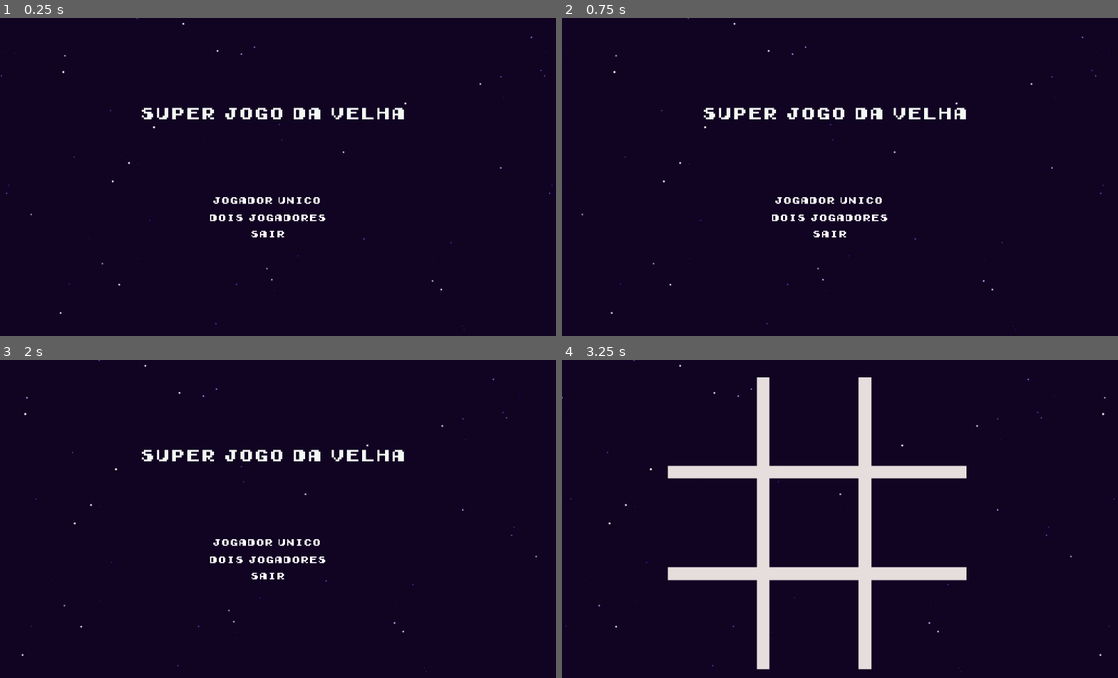
Above: before the commit, frames 1-4 (two rows, left to right).
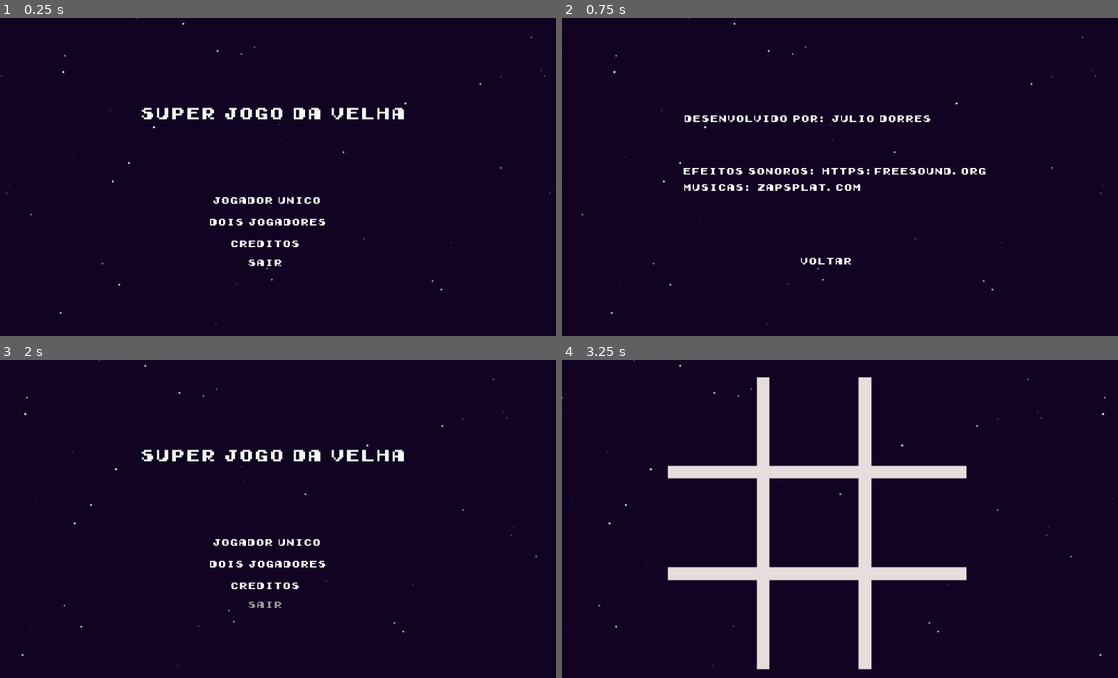
Above: after the commit, the same moments.

Repository: jdorres/espjogos2022-tic-tac-toe
Game: Godot game, scene res://Scenes/GameManager.tscn
Same seed, same stepped clock (60 frames per second), same inputs: the game is played once before the commit and once after it.
Inputs (mouse positions are in pixels of both pictures, inside the frame that each line leads up to):
- Up to frame 1 (0.25 s): no input
- Up to frame 2 (0.75 s): click (828, 243) at 0.5 s, where only the run after the commit has a clickable "Creditos"
- Up to frame 3 (2 s): click (266, 601) at 1.25 s, where only the run after the commit has a clickable "Voltar"
- Up to frame 4 (3.25 s): click "Jogador Unico" at 2 s; click "Facil" at 2.75 s

The runs differ from the first frame. In frame 1, 0.7% of the frame differs, in the area x 37-59%, y 61-79%; in frame 2, 2.8%, in the area x 21-77%, y 28-78%; in frame 3, 0.7%; in frame 4, nothing differs.

Commit message:
adicionado um menu de créditos ao menu principal

Diff:
--- a/Scenes/GameManager.tscn
+++ b/Scenes/GameManager.tscn
@@ -186,19 +186,27 @@
 
 [node name="MultiplayerButton" type="Button" parent="MainMenu"]
 margin_left = 379.0
-margin_top = 216.0
+margin_top = 224.0
 margin_right = 605.0
-margin_bottom = 236.0
+margin_bottom = 244.0
 theme = ExtResource( 10 )
 text = "Dois Jogadores"
 
 [node name="QuitButton" type="Button" parent="MainMenu"]
-margin_left = 379.0
-margin_top = 246.0
-margin_right = 605.0
-margin_bottom = 266.0
+margin_left = 374.0
+margin_top = 299.0
+margin_right = 600.0
+margin_bottom = 319.0
 theme = ExtResource( 10 )
 text = "Sair"
+
+[node name="CreditsButton" type="Button" parent="MainMenu"]
+margin_left = 423.0
+margin_top = 264.0
+margin_right = 551.0
+margin_bottom = 284.0
+theme = ExtResource( 10 )
+text = "Creditos"
 
 [node name="SubMenu" type="Control" parent="."]
 visible = false
@@ -248,6 +256,45 @@
 margin_bottom = 116.0
 theme = ExtResource( 10 )
 text = "Dificil"
+
+[node name="CreditsMenu" type="Control" parent="."]
+visible = false
+margin_left = 14.0
+margin_top = 2.0
+margin_right = 1035.0
+margin_bottom = 604.0
+
+[node name="CreatorLabel" type="Label" parent="CreditsMenu"]
+margin_left = 212.0
+margin_top = 174.0
+margin_right = 677.0
+margin_bottom = 194.0
+custom_fonts/font = ExtResource( 11 )
+text = "Desenvolvido por: Julio Dorres"
+
+[node name="CreatorLabel2" type="Label" parent="CreditsMenu"]
+margin_left = 210.0
+margin_top = 271.0
+margin_right = 770.0
+margin_bottom = 291.0
+custom_fonts/font = ExtResource( 11 )
+text = "Efeitos sonoros: https://freesound.org/"
+
+[node name="CreatorLabel3" type="Label" parent="CreditsMenu"]
+margin_left = 211.0
+margin_top = 301.0
+margin_right = 676.0
+margin_bottom = 321.0
+custom_fonts/font = ExtResource( 11 )
+text = "Musicas: Zapsplat.com"
+
+[node name="Button" type="Button" parent="CreditsMenu"]
+margin_left = 426.0
+margin_top = 437.0
+margin_right = 522.0
+margin_bottom = 457.0
+theme = ExtResource( 10 )
+text = "Voltar"
 
 [node name="MainMenuSoundPlayer" type="Node" parent="."]
 
@@ -278,6 +325,7 @@
 [connection signal="pressed" from="MainMenu/MultiplayerButton" to="." method="_on_MultiplayerButton_pressed"]
 [connection signal="mouse_entered" from="MainMenu/QuitButton" to="." method="_on_QuitButton_mouse_entered"]
 [connection signal="pressed" from="MainMenu/QuitButton" to="." method="_on_QuitButton_pressed"]
+[connection signal="pressed" from="MainMenu/CreditsButton" to="." method="_on_CreditsButton_pressed"]
 [connection signal="mouse_entered" from="SubMenu/Menu/LabelDIfficulty" to="." method="_on_LabelDIfficulty_mouse_entered"]
 [connection signal="mouse_entered" from="SubMenu/Menu/LabelEmpty" to="." method="_on_LabelEmpty_mouse_entered"]
 [connection signal="mouse_entered" from="SubMenu/Menu/EasyButton" to="." method="_on_EasyButton_mouse_entered"]
@@ -286,3 +334,7 @@
 [connection signal="pressed" from="SubMenu/Menu/MediumButton" to="." method="_on_MediumButton_pressed"]
 [connection signal="mouse_entered" from="SubMenu/Menu/HardButton" to="." method="_on_HardButton_mouse_entered"]
 [connection signal="pressed" from="SubMenu/Menu/HardButton" to="." method="_on_HardButton_pressed"]
+[connection signal="mouse_entered" from="CreditsMenu/CreatorLabel" to="." method="_on_LabelDIfficulty_mouse_entered"]
+[connection signal="mouse_entered" from="CreditsMenu/CreatorLabel2" to="." method="_on_LabelDIfficulty_mouse_entered"]
+[connection signal="mouse_entered" from="CreditsMenu/CreatorLabel3" to="." method="_on_LabelDIfficulty_mouse_entered"]
+[connection signal="pressed" from="CreditsMenu/Button" to="." method="_on_Button_pressed"]
--- a/Scripts/GameManager.gd
+++ b/Scripts/GameManager.gd
@@ -3,6 +3,7 @@
 var board_manager
 var main_menu
 var sub_menu
+var credits_menu
 var sound_menu_hover
 var sound_menu_click
 var sound_menu_music
@@ -12,6 +13,7 @@
 	board_manager = get_node("BoardManager")
 	main_menu = get_node("MainMenu")
 	sub_menu = get_node("SubMenu")
+	credits_menu = get_node("CreditsMenu")
 	sound_menu_hover = get_node('MainMenuSoundPlayer/SoundMenuHover')
 	sound_menu_click = get_node('MainMenuSoundPlayer/SoundMenuClick')
 	sound_menu_music = get_node('MainMenuSoundPlayer/SoundMenuMusic')
@@ -79,6 +81,14 @@
 	playMenuClickSound()
 	playMenuSong()
 
+func _on_CreditsButton_pressed():
+	main_menu.visible = false
+	credits_menu.visible = true
+
+func _on_Button_pressed():
+	credits_menu.visible = false
+	main_menu.visible = true
+
 func _on_SinglePlayerButton_mouse_entered():
 	playMenuHoverSound()
 
